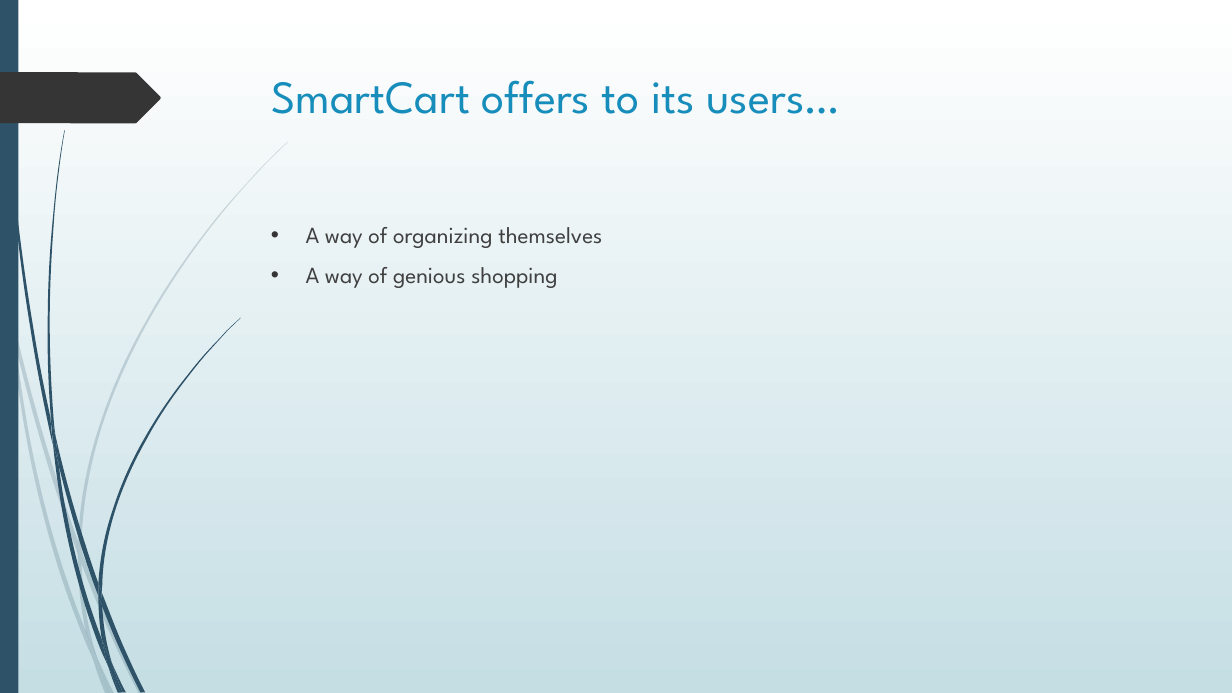
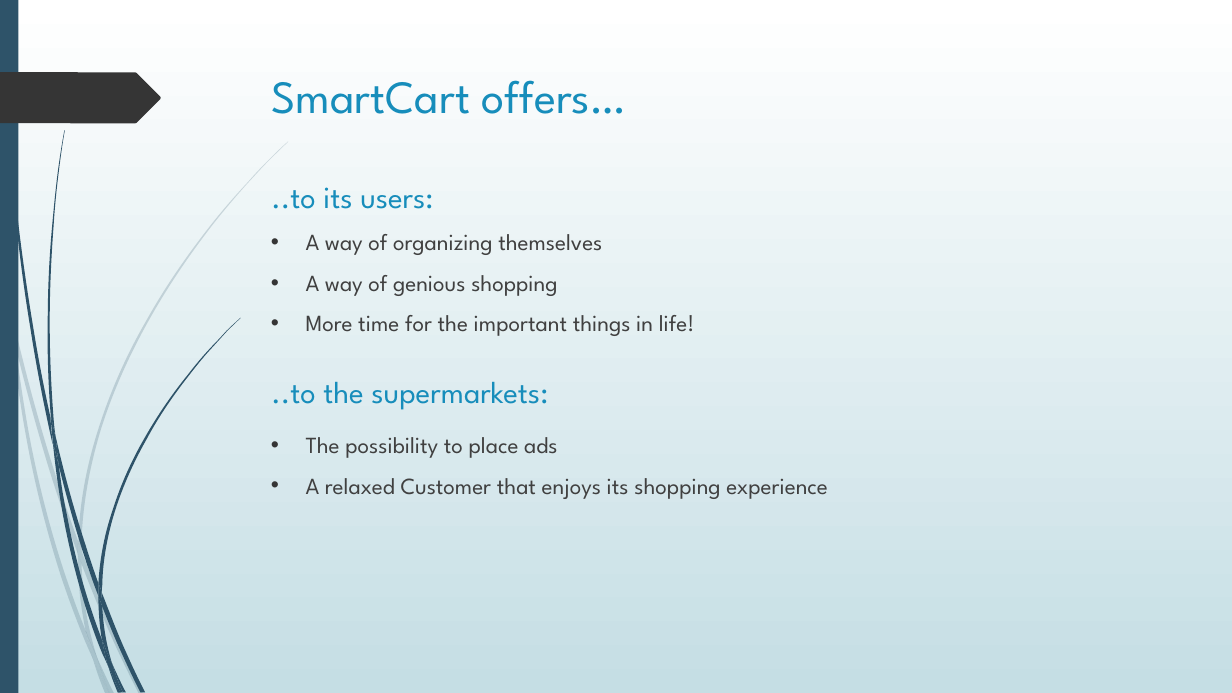
Before and after one commit to Pschkn/TAE_EmbeddedSystems, a slide deck: slide 4 of pm/presentations/SmartCart_Concept.pptx (slide 3 before the commit). Drawn at 1232x693 pixels with LibreOffice and Linux fonts; fonts in the diff are those of the drawing. Boxes give left, top, right and bottom in pixels: in the first picture for what was removed or moved away, otherwise in the second. Text is boxed around its words. In the diff, an @@ line names an element or a change of style, - is before the commit and + after.

```diff
--- a/pm/presentations/SmartCart_Concept.pptx
+++ b/pm/presentations/SmartCart_Concept.pptx
@@ title at [271, 80, 626, 114]: text changed @@
-SmartCart offers to its users…
+SmartCart offers…
@@ text added at [271, 187, 433, 209], 24 pt, text #178DBB @@
+..to its users:
@@ text "A way of organizing themselves": place and size @@
-text "A way of organizing themselves" at [306, 227, 602, 288]
+text "A way of organizing themselves" at [306, 234, 828, 499]
@@ text at [306, 315, 828, 499]: paragraphs added @@
+• More time for the important things in life!
+• The possibility to place ads
+• A relaxed Customer that enjoys its shopping experience
@@ text added at [271, 382, 548, 410], 24 pt, text #178DBB @@
+..to the supermarkets:
```
Also in this commit, not shown: 1 other slide changed, 6 slides added, 1 slide removed, 5 other files.
